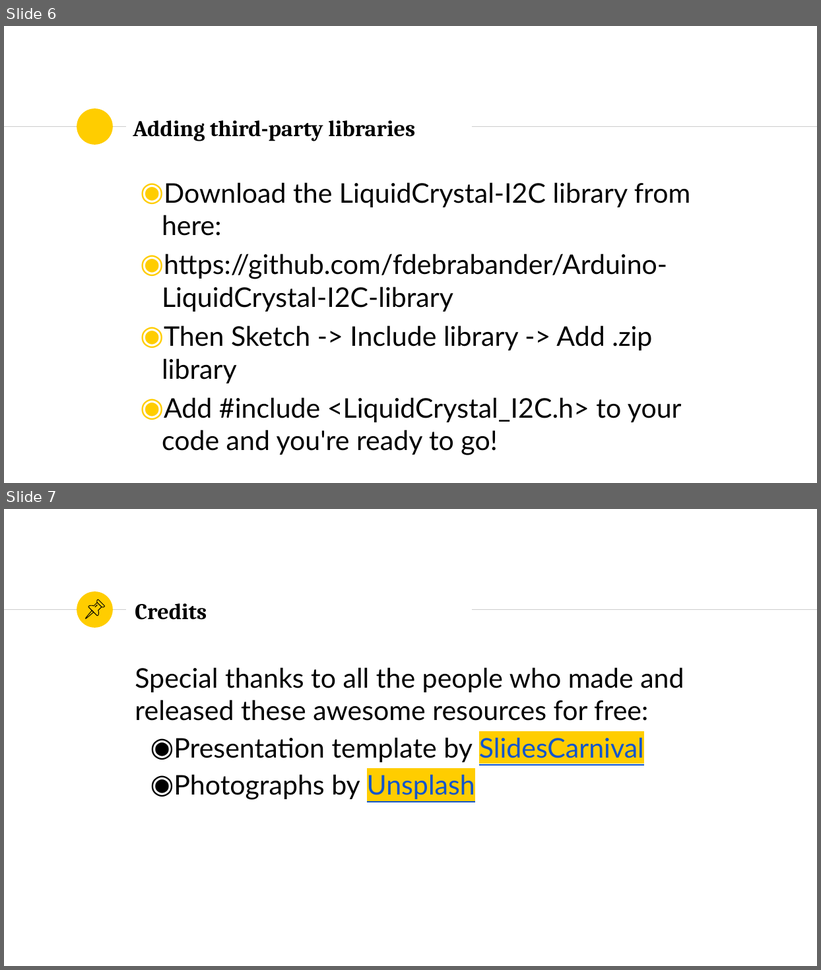
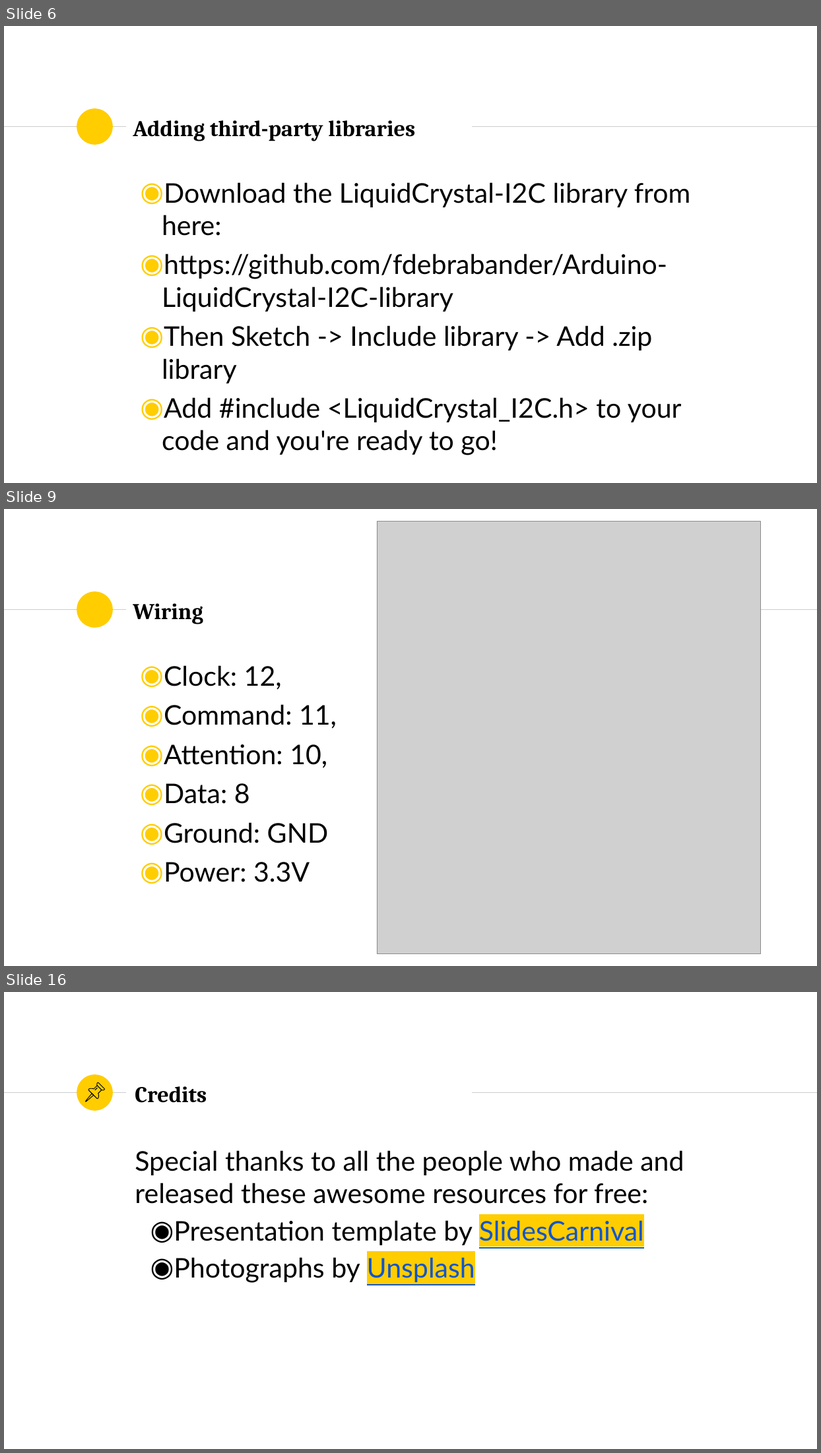
Before and after one commit to SSTIA/arduino-seminar, a slide deck: slides/ArduinoSeminar2.pptx. Shown one above the other, each under a label of ours: slides 6 and 7 before the commit, slides 6, 9 and 16 after it; the slides between them are not shown. The pictures are 821x970 and 821x1453 pixels, drawn with LibreOffice and Linux fonts; fonts in the diff are those of the drawing; grey boxes stand for pictures. Boxes give left, top, right and bottom in pixels: in the first picture for what was removed or moved away, otherwise in the second. Text is boxed around its words. In the diff, an @@ line names an element or a change of style, - is before the commit and + after.

```diff
--- a/slides/ArduinoSeminar2.pptx
+++ b/slides/ArduinoSeminar2.pptx
@@ slide 9 added at [4, 509, 817, 966], background #FFFFFF; not listed: 3 template elements that a slide beside it also shows @@
@@ picture added at [377, 521, 760, 955] @@
@@ title added at [133, 603, 203, 624], 26.6 pt, text #000000, bold @@
+Wiring
@@ text added at [164, 665, 337, 883], 32 pt, text #000000 @@
+◉ Clock: 12,
+◉ Command: 11,
+◉ Attention: 10,
+◉ Data: 8
+◉ Ground: GND
+◉ Power: 3.3V
@@ what was slide 7 is now slide 16 @@
```
Also in this commit, not shown: 8 other slides added, 4 other files.
